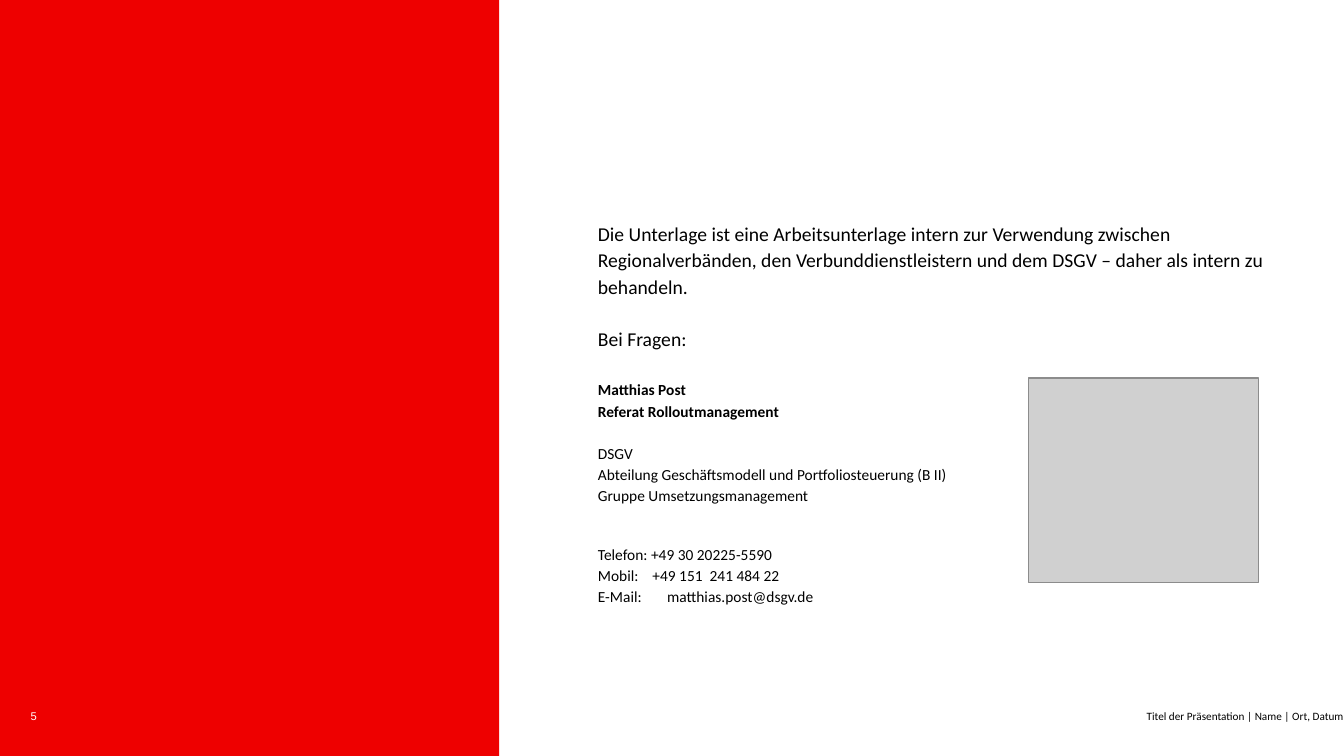
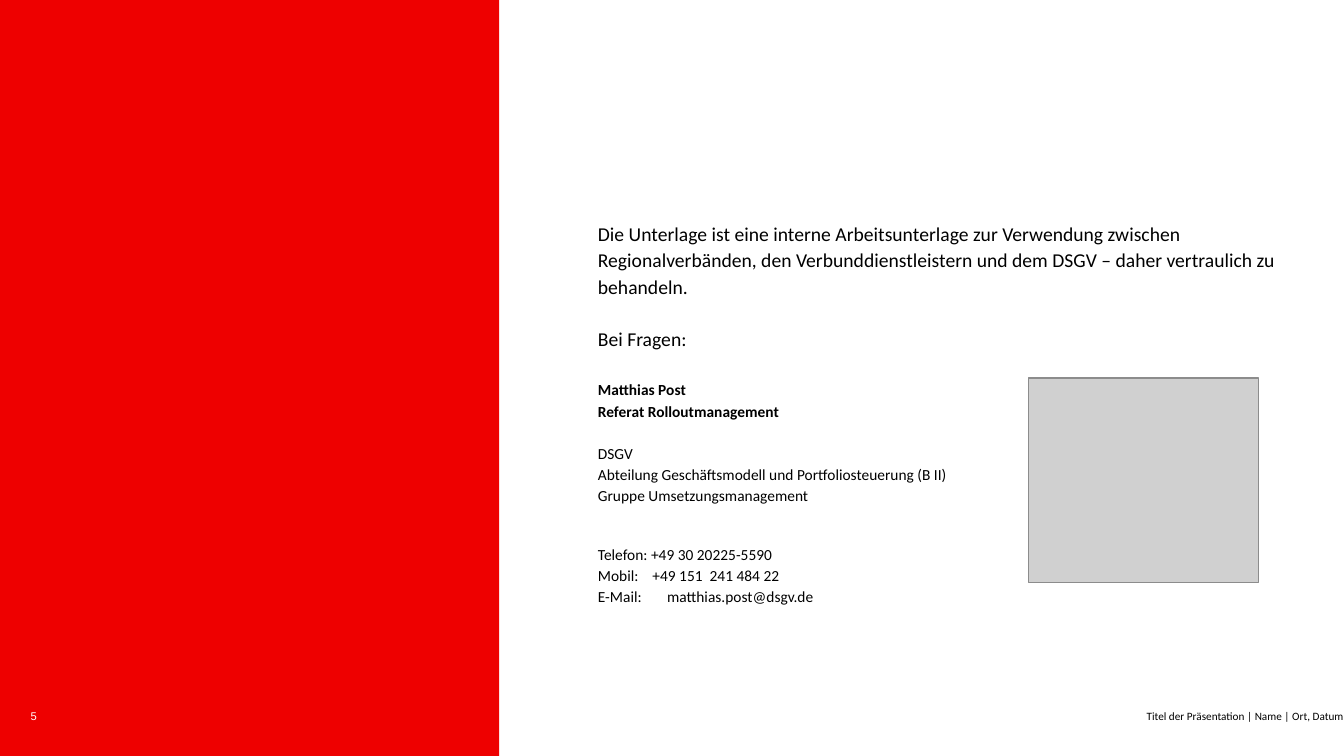
Before and after one commit to Fischje/rollout-schwerpunkte, a slide deck: slide 5 of resources/powerpoint/synchronisation-rollout-vorlage.pptx. Drawn at 1344x756 pixels with LibreOffice and Linux fonts; fonts in the diff are those of the drawing; grey boxes stand for pictures; background and template pictures are left out. Boxes give left, top, right and bottom in pixels: in the first picture for what was removed or moved away, otherwise in the second. Text is boxed around its words. In the diff, an @@ line names an element or a change of style, - is before the commit and + after.

```diff
--- a/resources/powerpoint/synchronisation-rollout-vorlage.pptx
+++ b/resources/powerpoint/synchronisation-rollout-vorlage.pptx
@@ text at <box>598,227,1275,294</box>: text changed @@
-Die Unterlage ist eine Arbeitsunterlage intern zur Verwendung zwischen Regionalverbänden, den Verbunddienstleistern und dem DSGV – daher als intern zu behandeln.
+Die Unterlage ist eine interne Arbeitsunterlage zur Verwendung zwischen Regionalverbänden, den Verbunddienstleistern und dem DSGV – daher vertraulich zu behandeln.
```
Also in this commit, not shown: 3 other files.
